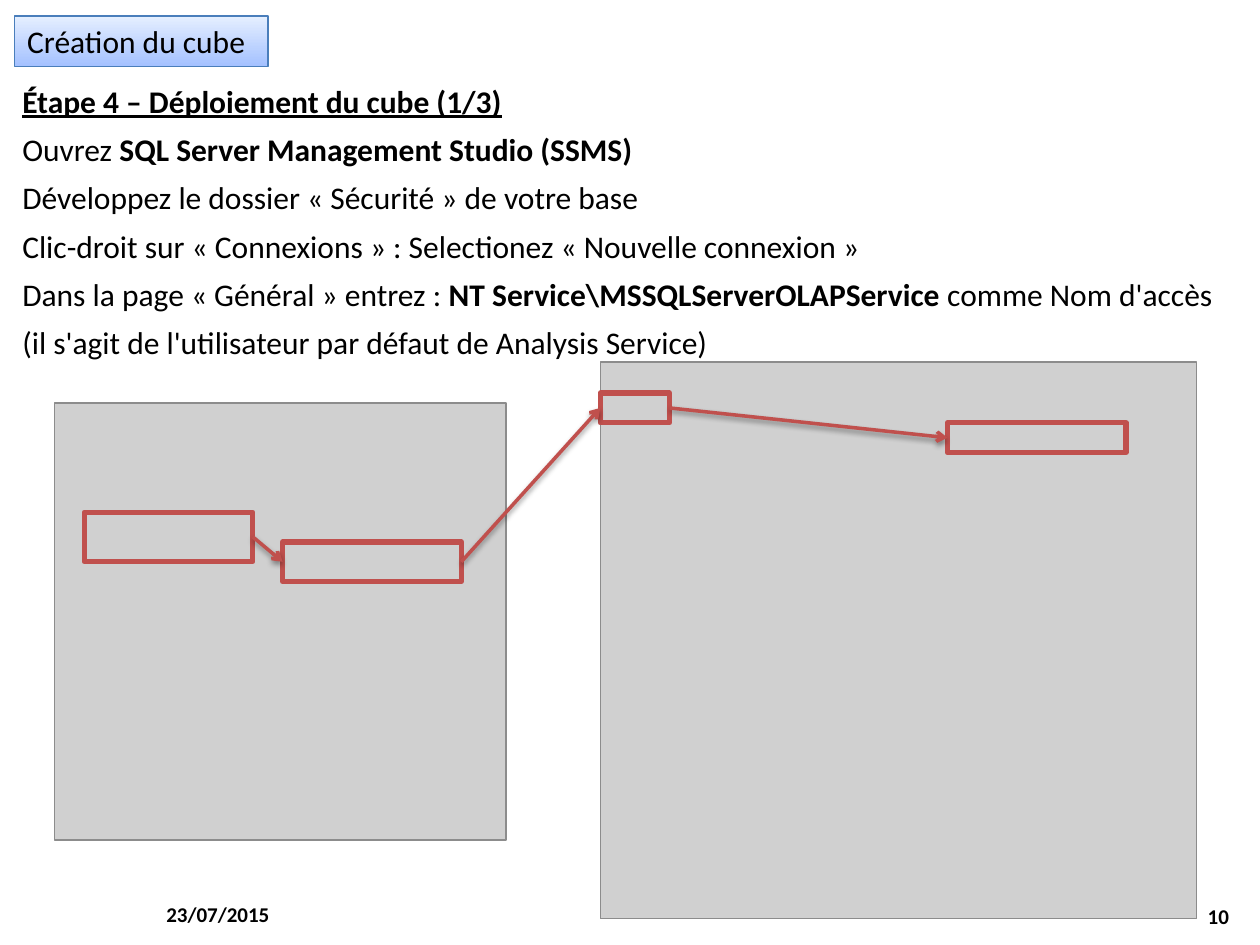
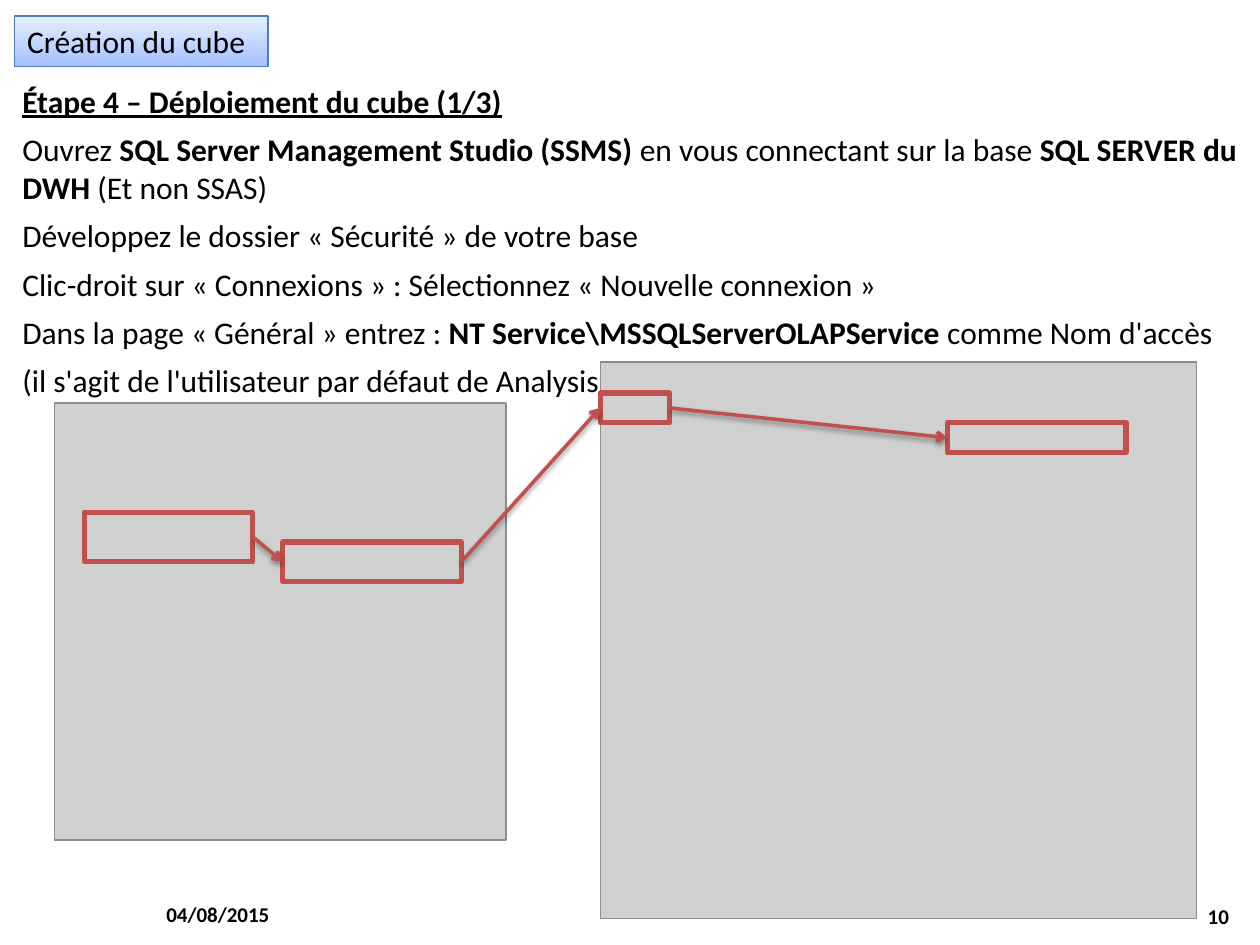
Before and after one commit to M2SIID-ODE/Projet_ODE, a slide deck: slide 10 of Documentation/3 - Documentation technique/Creation_CubeOLAP.pptx. Drawn at 1260x945 pixels with LibreOffice and Linux fonts; fonts in the diff are those of the drawing; grey boxes stand for pictures; background and template pictures are left out. Boxes give left, top, right and bottom in pixels: in the first picture for what was removed or moved away, otherwise in the second. Text is boxed around its words. In the diff, an @@ line names an element or a change of style, - is before the commit and + after.

```diff
--- a/Documentation/3 - Documentation technique/Creation_CubeOLAP.pptx
+++ b/Documentation/3 - Documentation technique/Creation_CubeOLAP.pptx
@@ free "Étape 4 – Déploiement du ...": place and size @@
-free "Étape 4 – Déploiement du ..." at box(10, 76, 1260, 472)
+free "Étape 4 – Déploiement du ..." at box(10, 76, 1260, 512)
@@ text in free at box(22, 138, 1237, 203): text changed @@
-Ouvrez SQL Server Management Studio (SSMS)
+Ouvrez SQL Server Management Studio (SSMS) en vous connectant sur la base SQL SERVER du DWH (Et non SSAS)
@@ text in free at box(22, 274, 853, 297): text changed @@
-Clic-droit sur « Connexions » : Selectionez « Nouvelle connexion »
+Clic-droit sur « Connexions » : Sélectionnez « Nouvelle connexion »
@@ text at box(166, 907, 269, 923): text changed @@
-23/07/2015
+04/08/2015
```
Also in this commit, not shown: 11 other slides changed, 31 other files.
